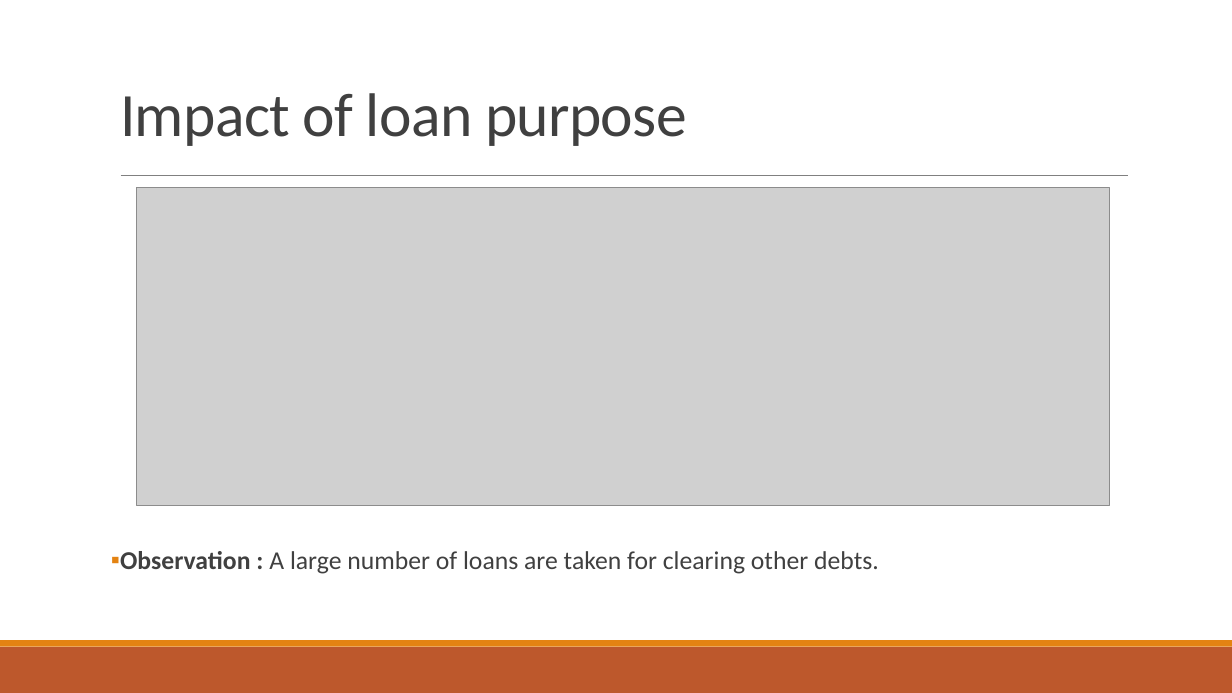
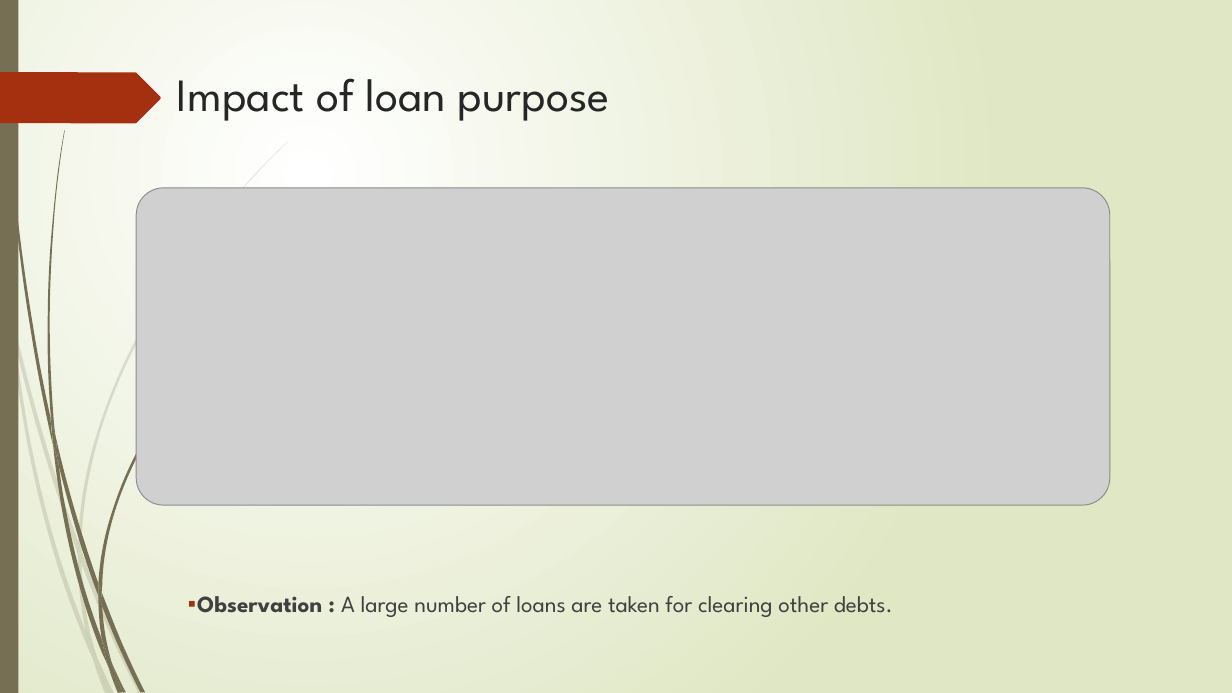
Before and after one commit to bitz-chauhan/lending_club_case_study, a slide deck: slide 8 of Lending Club Case Study.pptx. Drawn at 1232x693 pixels with LibreOffice and Linux fonts; fonts in the diff are those of the drawing; grey boxes stand for pictures. Boxes give left, top, right and bottom in pixels: in the first picture for what was removed or moved away, otherwise in the second. Text is boxed around its words. In the diff, an @@ line names an element or a change of style, - is before the commit and + after.

Commit message:
theme update

```diff
--- a/Lending Club Case Study.pptx
+++ b/Lending Club Case Study.pptx
@@ background #FFFFFF to gradient #FFFFFF to #DFE8C4 @@
@@ rectangle added at <box>0,0,18,693</box>, fill #766F54 @@
@@ freeform shape added at <box>0,72,161,123</box>, fill #A53010 @@
@@ title "Impact of loan purpose": place and size @@
-title "Impact of loan purpose" at <box>120,93,687,146</box>
+title "Impact of loan purpose" at <box>177,78,610,121</box>
@@ title "Impact of loan purpose" at <box>177,78,610,121</box>: size 48 to 36 pt, font Calibri to League Spartan, text colour #404040 to #262626, letter spacing -0.5 to 0 pt; line spacing 0.85 to 1; vertical alignment bottom to top @@
@@ line removed from (121, 176) to (1128, 176) @@
@@ text "Observation : A large number ...": place and size @@
-text "Observation : A large number ..." at <box>120,551,879,574</box>
+text "Observation : A large number ..." at <box>197,596,893,617</box>
@@ text "Observation : A large number ..." at <box>197,596,893,617</box>: size 20 to 18 pt, font Calibri to League Spartan; bullet colour #E48312 to #A53010 @@
@@ rectangle removed at <box>0,647,1232,693</box> @@
@@ rectangle removed at <box>0,640,1232,647</box> @@
@@ group added at <box>0,141,288,693</box>: 10 freeform shapes @@
@@ group added at <box>3,0,240,693</box>: 12 freeform shapes @@
```
Also in this commit, not shown: 13 other slides changed.
